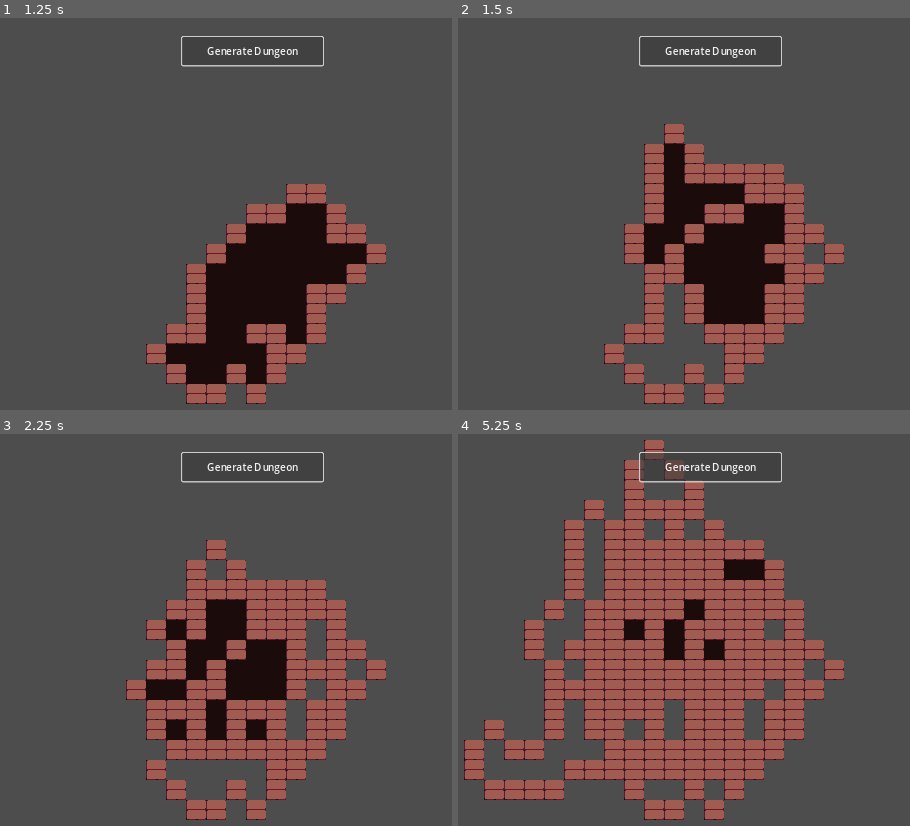
Above: before the commit, frames 1-4 (two rows, left to right).
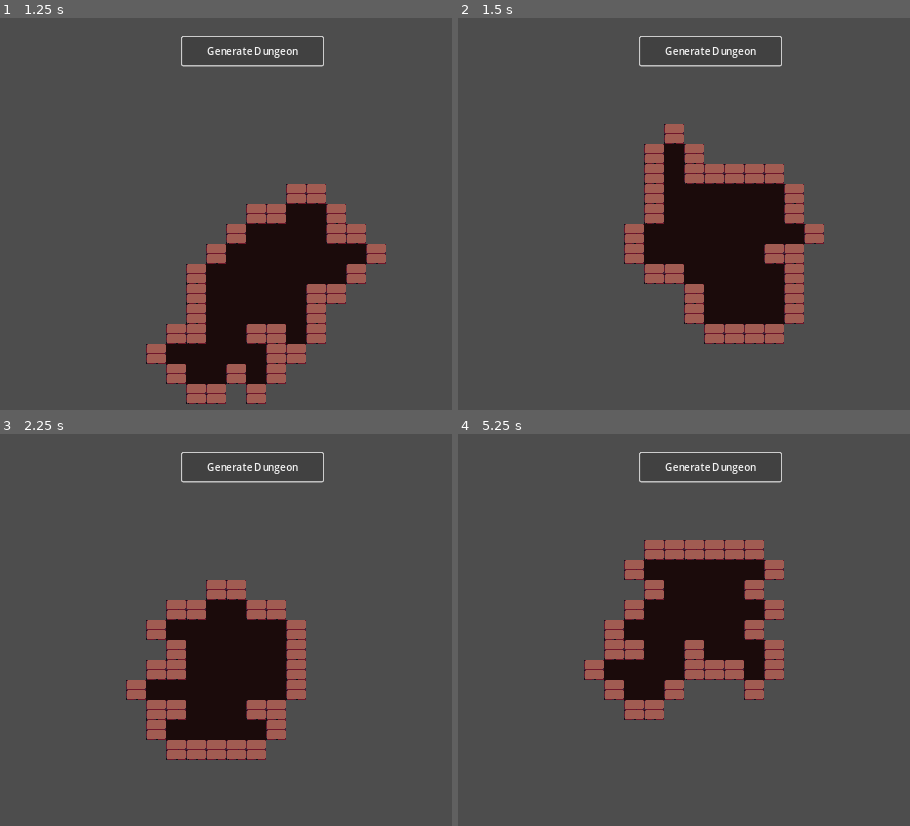
Above: after the commit, the same moments.

Repository: WizardsNStuff/Zealot-of-Wanderlust
Game: Godot game, scene res://Proc Gen/proc_gen.tscn
The game is run twice, just before and just after one commit, with the same random seed, the same clock (stepped at 60 frames per second) and the same inputs. This scene is started directly instead of the project's main scene.
Inputs:
- Up to frame 1 (1.25 s): click "Generate Dungeon" at 0.5 s
- Up to frame 2 (1.5 s): click "Generate Dungeon" at 1.25 s
- Up to frame 3 (2.25 s): click "Generate Dungeon" at 2 s
- Up to frame 4 (5.25 s): tap Enter at 2.75, 4.25 s; tap Space at 3.5, 5 s

Frame 1 is identical in both runs. In frame 2, 5.4% of the frame differs, in the area x 32-86%, y 42-99%; in frame 3, 10%; in frame 4, 28%, in the area x 1-86%, y 1-99%.

Commit message:
fixed bug where previous walls wouldnt be removed no new generations

Diff:
--- a/zealot-of-wanderlust/Proc Gen/proc_gen_controller.gd
+++ b/zealot-of-wanderlust/Proc Gen/proc_gen_controller.gd
@@ -15,6 +15,8 @@
 	var wall_tile_pos : Vector2i = wall_tilemap_layer.base_wall_tile_atlas_position
 
 	clear_tiles(floor_tilemap_layer)
+	clear_tiles(wall_tilemap_layer)
+
 	paint_tiles(floor_positions, floor_tilemap_layer, floor_atlas_id, floor_tile_pos)
 	create_walls(floor_positions, wall_tilemap_layer, wall_atlas_id, wall_tile_pos)
 	# for visualizing the floor in console
@@ -62,11 +64,12 @@
 	tilemap_layer.clear()
 
 func create_walls(floor_positions : Dictionary, tilemap_layer : TileMapLayer, tilemap_layer_atlas_id : int , tile_atlas_position : Vector2i) -> void:
-	var basic_wall_positions : Dictionary = find_walls_in_directions(floor_positions, proc_gen_data.direction_list)
-	for position in basic_wall_positions:
+	var wall_positions : Dictionary = find_wall_edges(floor_positions, proc_gen_data.direction_list)
+	for position in wall_positions:
 		paint_single_tile(tilemap_layer, tilemap_layer_atlas_id, position, tile_atlas_position)
 
-func find_walls_in_directions(floor_positions : Dictionary, direction_list : Array) -> Dictionary:
+# finds the positions where walls should be placed based on a floors empty neighboring tiles
+func find_wall_edges(floor_positions : Dictionary, direction_list : Array) -> Dictionary:
 	var wall_positions : Dictionary = {}
 	for position in floor_positions:
 		for direction in direction_list:
